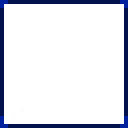
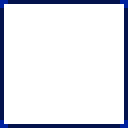
Layer changes from the first (128, 128) image to the second:
painted on "Calque 0" over [0, 108, 128, 124]
